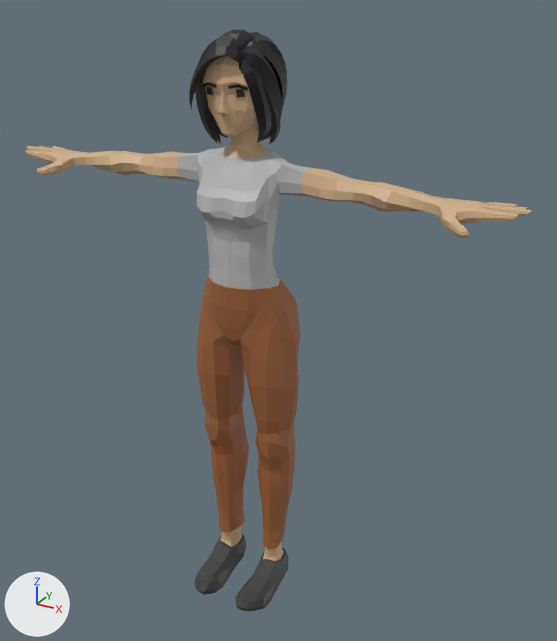
Two versions of the glTF model assets/monster/Mother.gltf, one commit apart.
Rendered twice from a 50 mm camera at (1.162, -1.967, 1.961) aimed at (0.084, -0.007, 0.981). Every picture has the same lights, and +X, +Y and +Z are marked at lower left. The older version comes first.

Objects in the first picture: 'Casual_Body', 'Casual_Feet', 'Casual_Head', 'Casual_Legs'.
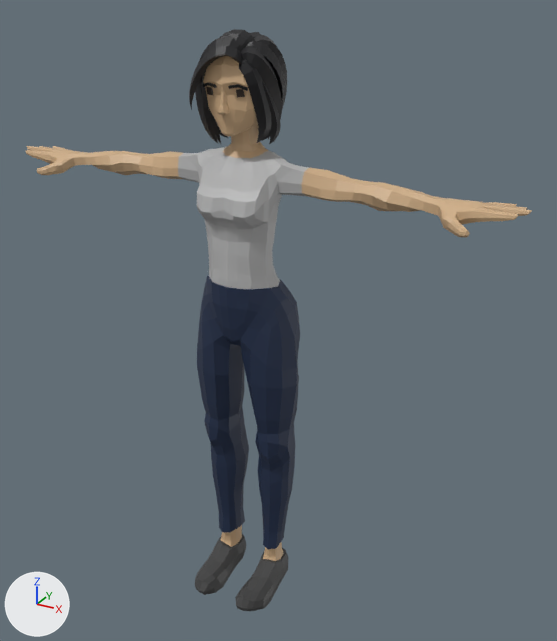
Where the change shows, as pixel boxes [x1, y1, x2, y2] in the pictures (557 x 641 px):
'Casual_Legs', recoloured (brown to dark blue): [197, 276, 300, 549] in both

Patch to the scene script:
```diff
--- a/assets/monster/Mother.gltf.py
+++ b/assets/monster/Mother.gltf.py
@@ mat_orange @@
 mat_orange = principled_material('Orange')
-mat_orange.base_color = (0.342, 0.121, 0.0398)  # brown #9e6238
+mat_orange.base_color = (0.012, 0.025, 0.065)  # dark blue #1d2c48
```
